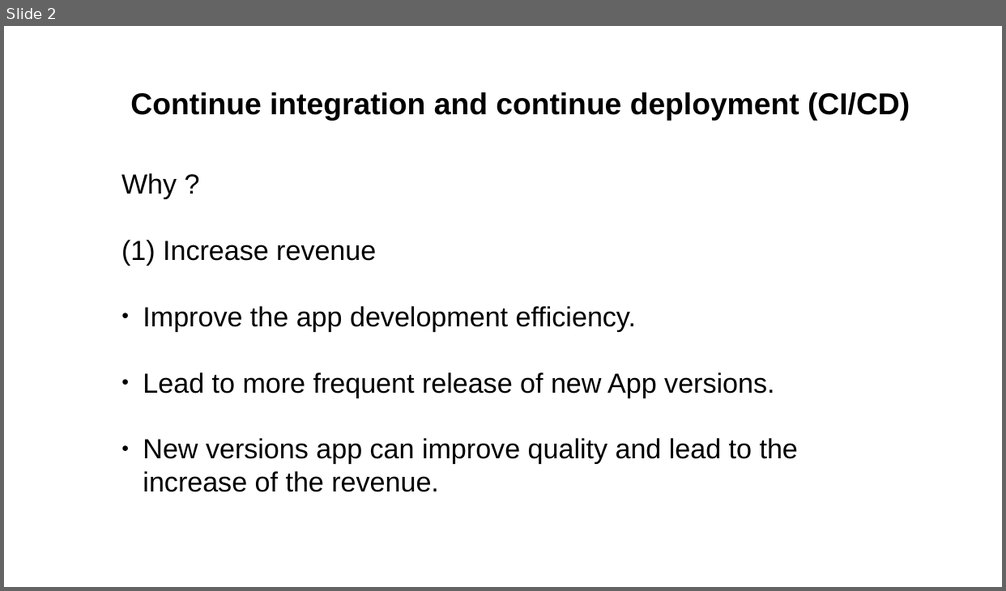
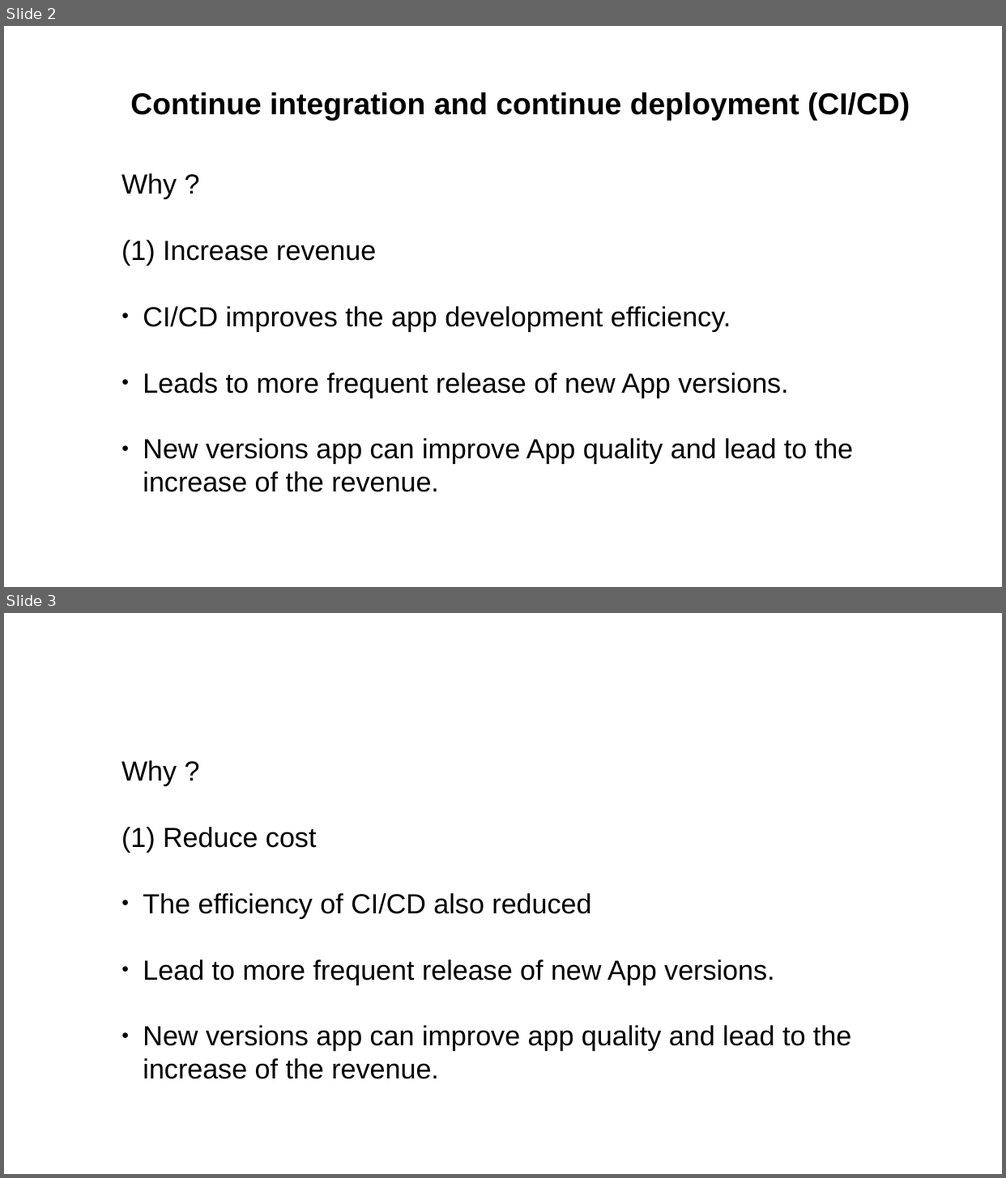
Before and after one commit to Jun-depo/Web-Application-Auto-Deploy, a slide deck: presentation.odp. Shown one above the other, each under a label of ours: slide 2 before the commit, slides 2 and 3 after it. The pictures are 1006x591 and 1006x1178 pixels, drawn with LibreOffice and Linux fonts; fonts in the diff are those of the drawing. Boxes give left, top, right and bottom in pixels: in the first picture for what was removed or moved away, otherwise in the second. Text is boxed around its words. In the diff, an @@ line names an element or a change of style, - is before the commit and + after.

```diff
--- a/presentation.odp
+++ b/presentation.odp
@@ slide 3 added at (x1=4, y1=613, x2=1002, y2=1174), background #FFFFFF @@
@@ text added at (x1=121, y1=760, x2=851, y2=1080), 22 pt, text #000000 @@
+Why ?
+(1) Reduce cost
+● The efficiency of CI/CD also reduced
+● Lead to more frequent release of new App versions.
+● New versions app can improve app quality and lead to the increase of the revenue.
@@ slide 2 changed as well @@
@@ text at (x1=143, y1=306, x2=853, y2=493): text changed @@
-● Improve the app development efficiency.
-● Lead to more frequent release of new App versions.
-● New versions app can improve quality and lead to the increase of the revenue.
+● CI/CD improves the app development efficiency.
+● Leads to more frequent release of new App versions.
+● New versions app can improve App quality and lead to the increase of the revenue.
```
Also in this commit, not shown: 1 slide removed, 9 other files.
